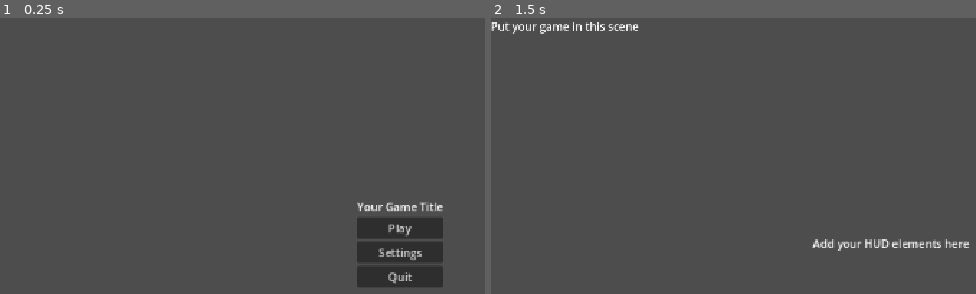
Above: before the commit, frames 1-2 (left to right).
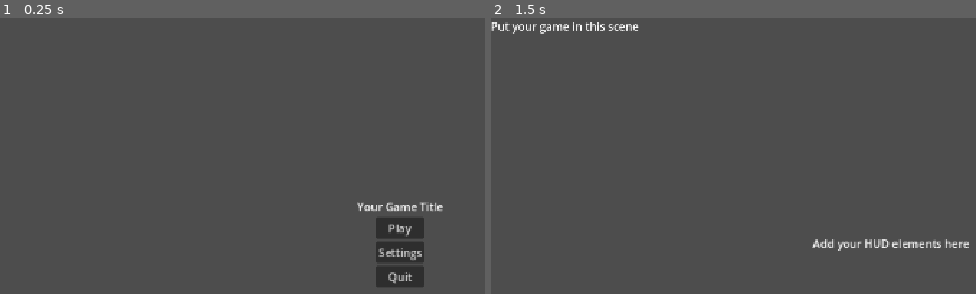
Above: after the commit, the same moments.

Repository: Lochi-dot-JPEG/godot-game-template
Game: Godot game, scene res://ui/title/title.tscn
The game is run twice, just before and just after one commit, with the same random seed, the same clock (stepped at 60 frames per second) and the same inputs.
Inputs:
- Up to frame 1 (0.25 s): no input
- Up to frame 2 (1.5 s): click "Settings" at 0.5 s; click "Play" at 1.25 s

The runs differ from the first frame. In frame 1, 1.7% of the frame differs, in the area x 73-92%, y 72-98%; in frame 2, nothing differs.

Commit message:
feat: settings and save file resources

Diff:
--- a/scripts/globals.gd
+++ b/scripts/globals.gd
@@ -3,11 +3,11 @@
 
 # Preload assets and store globally accessible variables here
 # This script is accessible anywhere in the project under the Globals autoload
-
-
 var high_score = 100
 var score = 0
+var loaded_settings : SettingsFile
+var loaded_save : SaveFile
 
-# This is loaded by the title screen
+# Configure the template
 const MAIN_SCENE_FILE = "res://ui/main/main.tscn"
 const GAME_TITLE = "Your Game Title"
--- /dev/null
+++ b/scripts/save_file.gd
@@ -0,0 +1,6 @@
+class_name SaveFile
+extends Resource
+
+# You can edit what is stored in the save file
+# Remember to give every variable a default value
+@export var high_score = 100
--- /dev/null
+++ b/scripts/settings_file.gd
@@ -0,0 +1,7 @@
+class_name SettingsFile
+extends Resource
+
+# You can edit what is stored in the settings add new settings etc
+# Remember to give every variable a default value
+@export var vsync = false #TODO
+@export var fullscreen = false #TODO
--- /dev/null
+++ b/ui/settings/settings.gd
@@ -0,0 +1,8 @@
+extends Control
+
+func _ready() -> void:
+	pass
+
+
+func _process(delta: float) -> void:
+	pass
--- /dev/null
+++ b/ui/settings/settings.tscn
@@ -0,0 +1,20 @@
+[gd_scene format=3 uid="uid://cg8bqbaxe01b6"]
+
+[ext_resource type="Script" uid="uid://buyngbvy4yqe2" path="res://ui/settings/settings.gd" id="1_bjc66"]
+
+[node name="Settings" type="Control" unique_id=288635061]
+layout_mode = 3
+anchors_preset = 15
+anchor_right = 1.0
+anchor_bottom = 1.0
+grow_horizontal = 2
+grow_vertical = 2
+script = ExtResource("1_bjc66")
+
+[node name="MarginContainer" type="MarginContainer" parent="." unique_id=1554576840]
+layout_mode = 1
+anchors_preset = 15
+anchor_right = 1.0
+anchor_bottom = 1.0
+grow_horizontal = 2
+grow_vertical = 2
--- a/ui/title/title.tscn
+++ b/ui/title/title.tscn
@@ -19,27 +19,32 @@
 grow_horizontal = 2
 grow_vertical = 2
 
-[node name="VBoxContainer" type="VBoxContainer" parent="MarginContainer" unique_id=2060670447]
+[node name="VBoxContainer2" type="VBoxContainer" parent="MarginContainer" unique_id=728246280]
 layout_mode = 2
 size_flags_horizontal = 4
 size_flags_vertical = 4
 
-[node name="TitleLabel" type="Label" parent="MarginContainer/VBoxContainer" unique_id=1777531206]
+[node name="TitleLabel" type="Label" parent="MarginContainer/VBoxContainer2" unique_id=1777531206]
 unique_name_in_owner = true
 layout_mode = 2
-text = "TODO Make title render here"
+text = "Your game title will be loaded to here"
 
-[node name="Play" type="Button" parent="MarginContainer/VBoxContainer" unique_id=1816392289]
+[node name="VBoxContainer" type="VBoxContainer" parent="MarginContainer/VBoxContainer2" unique_id=2060670447]
+layout_mode = 2
+size_flags_horizontal = 4
+size_flags_vertical = 4
+
+[node name="Play" type="Button" parent="MarginContainer/VBoxContainer2/VBoxContainer" unique_id=1816392289]
 unique_name_in_owner = true
 layout_mode = 2
 text = "Play"
 
-[node name="Settings" type="Button" parent="MarginContainer/VBoxContainer" unique_id=1433669644]
+[node name="Settings" type="Button" parent="MarginContainer/VBoxContainer2/VBoxContainer" unique_id=1433669644]
 unique_name_in_owner = true
 layout_mode = 2
 text = "Settings"
 
-[node name="Quit" type="Button" parent="MarginContainer/VBoxContainer" unique_id=2086630907]
+[node name="Quit" type="Button" parent="MarginContainer/VBoxContainer2/VBoxContainer" unique_id=2086630907]
 unique_name_in_owner = true
 layout_mode = 2
 text = "Quit"
Empty file added: scripts/save.gd
Not shown, added: scripts/save.gd.uid
Not shown, added: scripts/save_file.gd.uid
Not shown, added: scripts/settings_file.gd.uid
Not shown, added: ui/settings/settings.gd.uid
Not shown, changed: README.md
